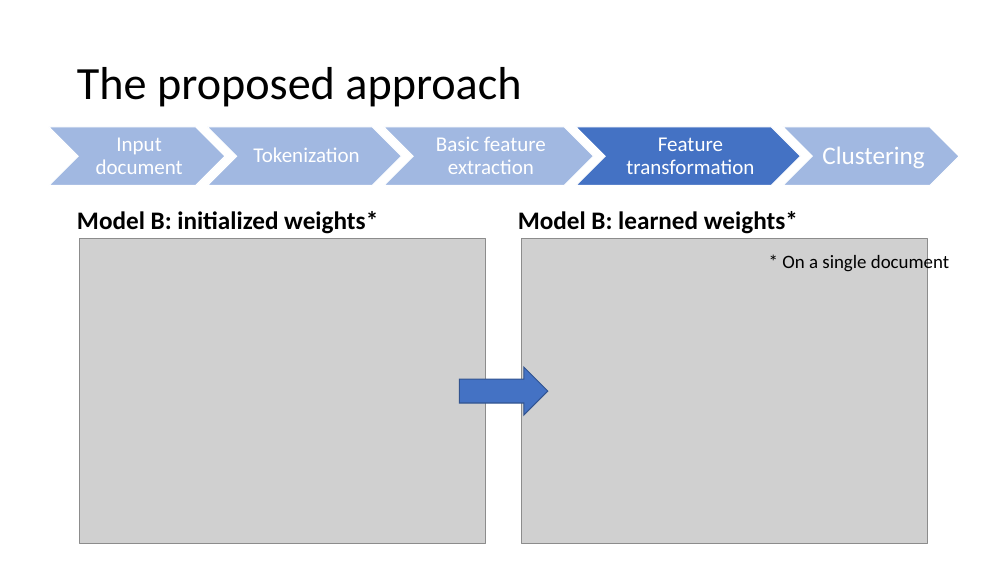
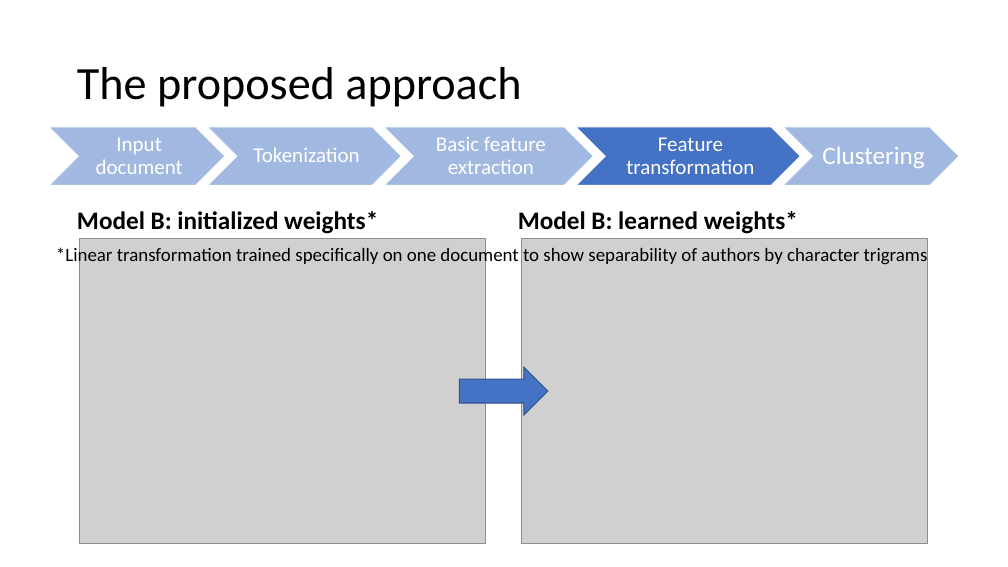
Before and after one commit to Coolcumber/inpladesys, a slide deck: slide 10 of documentation/presentation/Token-level author diarization using clustering of stylistic.pptx (slide 9 before the commit). Drawn at 1008x567 pixels with LibreOffice and Linux fonts; fonts in the diff are those of the drawing; grey boxes stand for pictures. Boxes give left, top, right and bottom in pixels: in the first picture for what was removed or moved away, otherwise in the second. Text is boxed around its words. In the diff, an @@ line names an element or a change of style, - is before the commit and + after.

```diff
--- a/documentation/presentation/Token-level author diarization using clustering of stylistic.pptx
+++ b/documentation/presentation/Token-level author diarization using clustering of stylistic.pptx
@@ text at <box>56,245,928,266</box>: text changed @@
-* On a single document
+*Linear transformation trained specifically on one document to show separability of authors by character trigrams
```
Also in this commit, not shown: 5 other slides changed, 1 slide added, 4 other files.
